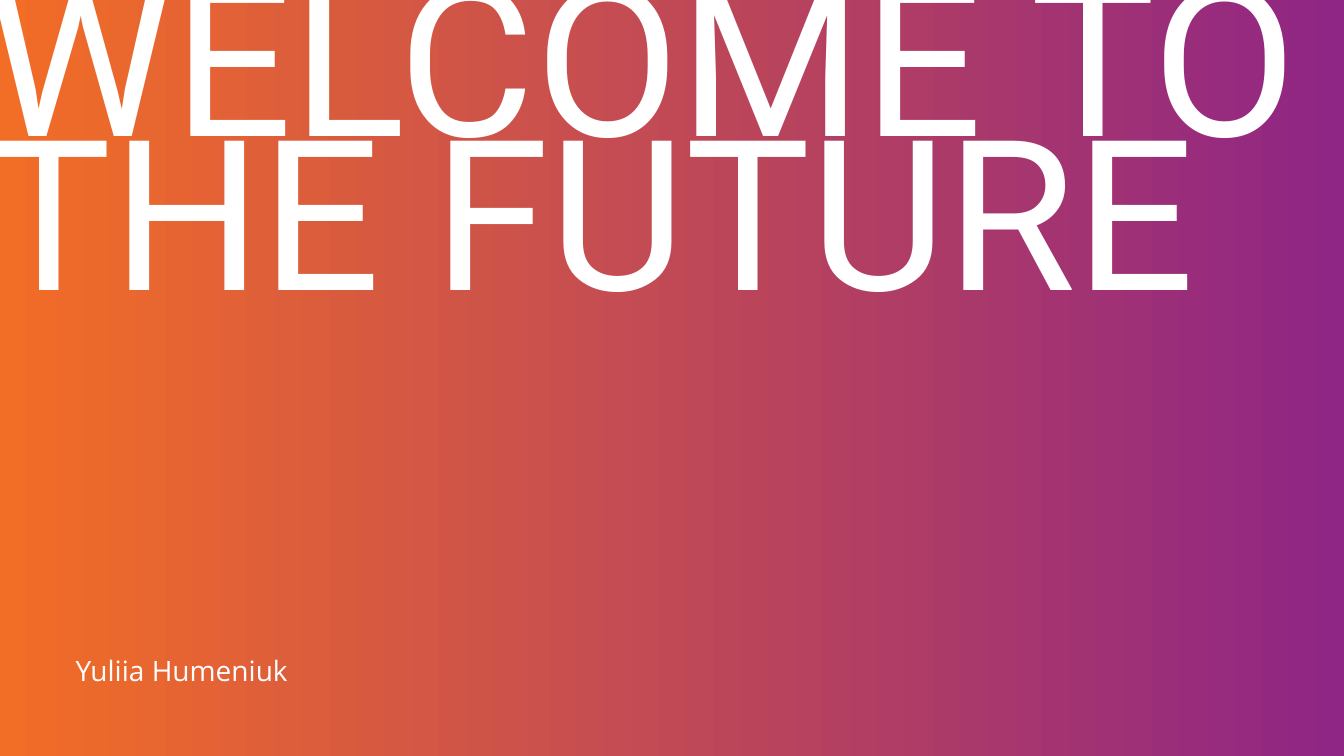
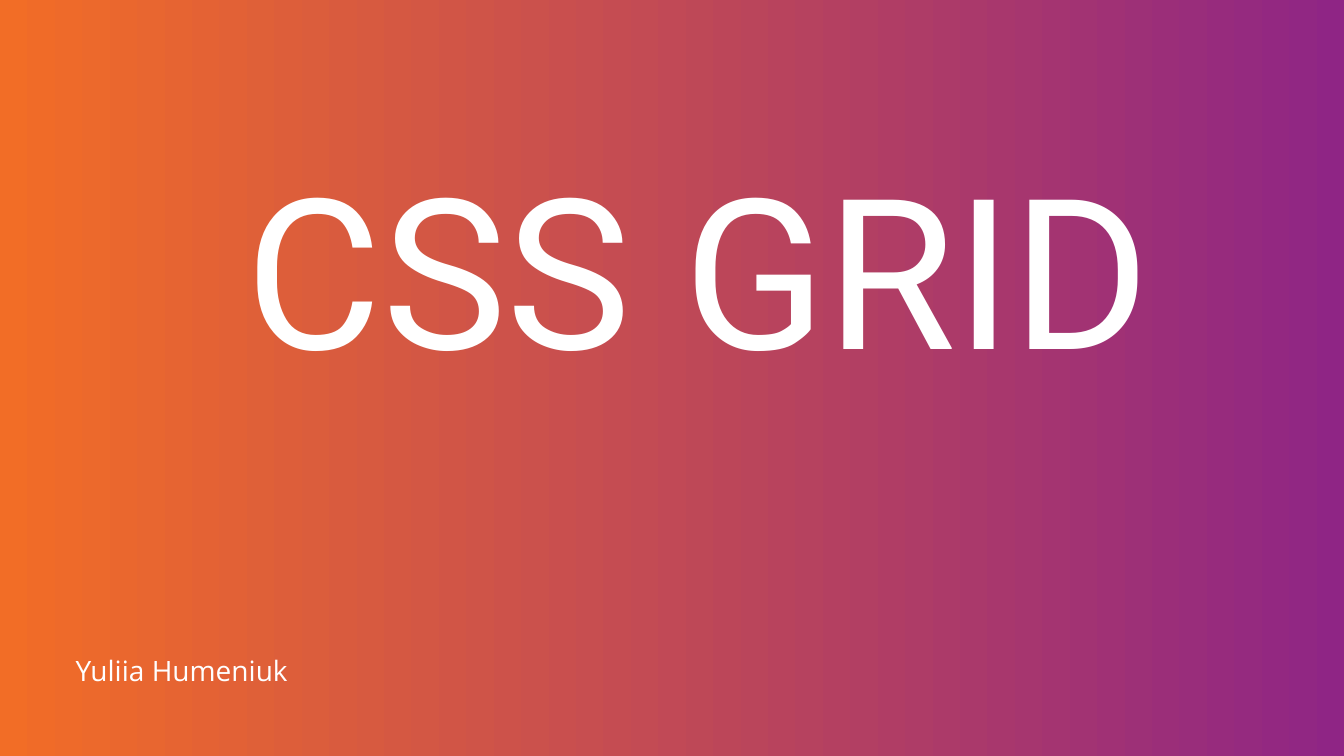
Before and after one commit to Yuliia143/Topics, a slide deck: slide 1 of CSS GRID.pptx. Drawn at 1344x756 pixels with LibreOffice and Linux fonts; fonts in the diff are those of the drawing; background and template pictures are left out. Boxes give left, top, right and bottom in pixels: in the first picture for what was removed or moved away, otherwise in the second. Text is boxed around its words. In the diff, an @@ line names an element or a change of style, - is before the commit and + after.

Commit message:
Add title

```diff
--- a/CSS GRID.pptx
+++ b/CSS GRID.pptx
@@ title at (x1=246, y1=197, x2=1151, y2=351): text changed @@
-WELCOME TO THE FUTURE
+CSS GRID
```
Also in this commit, not shown: 2 other slides changed.
